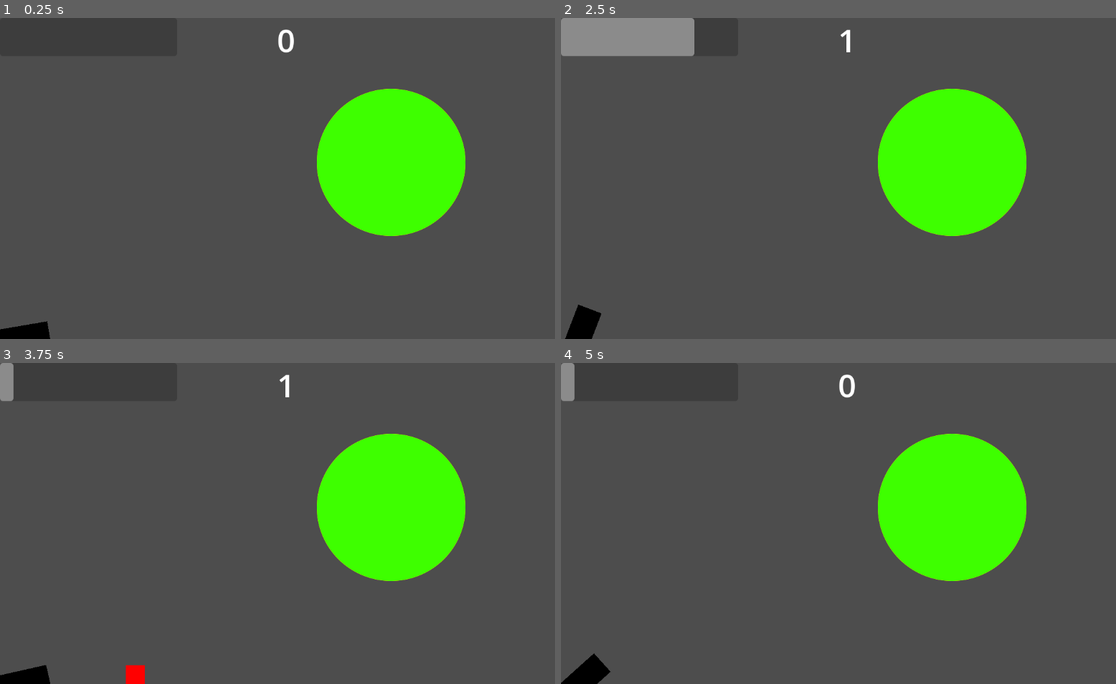
Above: before the commit, frames 1-4 (two rows, left to right).
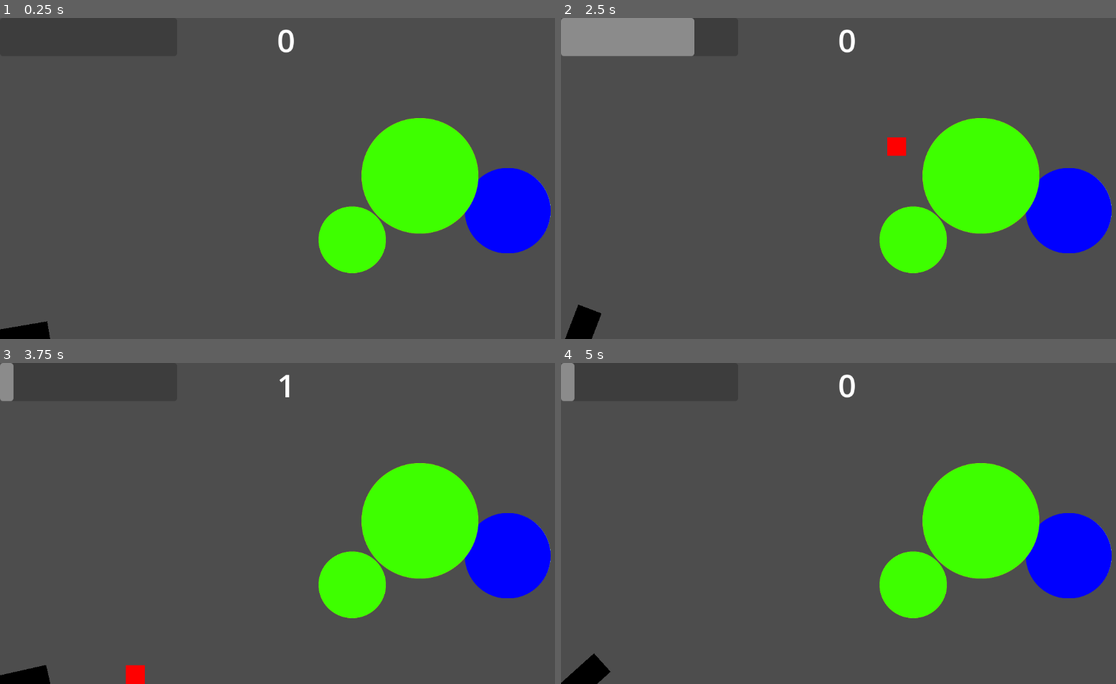
Above: after the commit, the same moments.

Repository: proJJ999/Ballon-Shooter
Game: Godot game, scene res://main.tscn
The game is run twice, just before and just after one commit, with the same random seed, the same clock (stepped at 60 frames per second) and the same inputs.
Inputs:
- Up to frame 1 (0.25 s): no input
- Up to frame 2 (2.5 s): hold Space (shoot) 0.53-1.28 s; tap Space (shoot) at 1.35 s; hold Space (shoot) from 2.03 s (still down)
- Up to frame 3 (3.75 s): release Space (shoot) at 2.78 s; tap Space (shoot) at 2.85 s; hold Space (shoot) from 3.53 s (still down)
- Up to frame 4 (5 s): tap Enter at 4.25 s; release Space (shoot) at 4.28 s; tap Space (shoot) at 4.35 s

The runs differ from the first frame. In frame 1, 9.7% of the frame differs, in the area x 57-100%, y 22-80%; in frame 2, 9.8%, in the area x 50-100%, y 3-80%; in frame 3, 9.7%; in frame 4, 9.7%.

Commit message:
Game now spawns multiple ballons

Diff:
--- /dev/null
+++ b/ballon.gd
@@ -0,0 +1,14 @@
+extends RigidBody2D
+
+
+# Called when the node enters the scene tree for the first time.
+func _ready():
+	var types = $AnimatedSprite2D.sprite_frames.get_animation_names()
+	$AnimatedSprite2D.play(types[randi()%3])
+
+func change_scale(percentage):
+	$CollisionShape2D.scale = Vector2(percentage, percentage)
+	$AnimatedSprite2D.scale = Vector2(percentage, percentage)
+
+func _get_scale():
+	return $CollisionObject2D.scale.x
--- a/ballon.tscn
+++ b/ballon.tscn
@@ -1,15 +1,47 @@
-[gd_scene load_steps=3 format=3 uid="uid://d26rxibmfdlxi"]
+[gd_scene load_steps=7 format=3 uid="uid://cimdniaaec5lg"]
 
-[ext_resource type="Texture2D" uid="uid://saxediddtx70" path="res://ballon.png" id="1_vilrd"]
+[ext_resource type="Texture2D" uid="uid://saxediddtx70" path="res://assets/ballon3.png" id="1_gnre1"]
+[ext_resource type="Script" path="res://ballon.gd" id="1_vjonh"]
+[ext_resource type="Texture2D" uid="uid://cp5ay1x8uycyx" path="res://assets/ballon1.png" id="2_y3xm7"]
+[ext_resource type="Texture2D" uid="uid://coy6f2f5su33n" path="res://assets/ballon2.png" id="3_ar1ai"]
 
 [sub_resource type="CircleShape2D" id="CircleShape2D_78oql"]
 radius = 152.003
 
+[sub_resource type="SpriteFrames" id="SpriteFrames_n0pt7"]
+animations = [{
+"frames": [{
+"duration": 1.0,
+"texture": ExtResource("2_y3xm7")
+}],
+"loop": true,
+"name": &"blue",
+"speed": 0.0
+}, {
+"frames": [{
+"duration": 1.0,
+"texture": ExtResource("1_gnre1")
+}],
+"loop": true,
+"name": &"green",
+"speed": 5.0
+}, {
+"frames": [{
+"duration": 1.0,
+"texture": ExtResource("3_ar1ai")
+}],
+"loop": true,
+"name": &"purple",
+"speed": 5.0
+}]
+
 [node name="Ballon" type="RigidBody2D"]
 freeze = true
-
-[node name="Sprite2D" type="Sprite2D" parent="."]
-texture = ExtResource("1_vilrd")
+script = ExtResource("1_vjonh")
 
 [node name="CollisionShape2D" type="CollisionShape2D" parent="."]
 shape = SubResource("CircleShape2D_78oql")
+
+[node name="AnimatedSprite2D" type="AnimatedSprite2D" parent="."]
+sprite_frames = SubResource("SpriteFrames_n0pt7")
+animation = &"green"
--- a/cannon.tscn
+++ b/cannon.tscn
@@ -1,6 +1,6 @@
 [gd_scene load_steps=3 format=3 uid="uid://bv5uaa5athlia"]
 
-[ext_resource type="Texture2D" uid="uid://cr6ae7oyomhse" path="res://cannon.png" id="1_cet4p"]
+[ext_resource type="Texture2D" uid="uid://cr6ae7oyomhse" path="res://assets/cannon.png" id="1_cet4p"]
 [ext_resource type="Script" path="res://cannon.gd" id="2_k4d5h"]
 
 [node name="Cannon" type="Sprite2D"]
--- a/cannonball.tscn
+++ b/cannonball.tscn
@@ -1,7 +1,7 @@
 [gd_scene load_steps=4 format=3 uid="uid://cn6f8fkx401ov"]
 
 [ext_resource type="Script" path="res://cannonball.gd" id="1_6yr46"]
-[ext_resource type="Texture2D" uid="uid://t2lygr7xwien" path="res://cannonball.png" id="1_wx5jm"]
+[ext_resource type="Texture2D" uid="uid://t2lygr7xwien" path="res://assets/cannonball.png" id="2_k4tem"]
 
 [sub_resource type="RectangleShape2D" id="RectangleShape2D_loof7"]
 size = Vector2(38, 38)
@@ -13,7 +13,7 @@
 
 [node name="Sprite2D" type="Sprite2D" parent="."]
 scale = Vector2(0.75, 0.75)
-texture = ExtResource("1_wx5jm")
+texture = ExtResource("2_k4tem")
 
 [node name="CollisionShape2D" type="CollisionShape2D" parent="."]
 shape = SubResource("RectangleShape2D_loof7")
--- a/main.gd
+++ b/main.gd
@@ -1,13 +1,36 @@
 extends Node
 
 @export var cannonball_scene: PackedScene
+@export var ballon_scene: PackedScene
+
 var shootable = true
 var score = 0
+var lifes = 3
+
+var MIN_BALLON_X_POS
+var MAX_BALLON_X_POS
+var MIN_BALLON_Y_POS
+var MAX_BALLON_Y_POS
 
 var MIN_SHOOTING_FORCE = 3000
 var MAX_SHOOTING_FORCE = 8000
 var shooting_force = 3000
 var shooting_force_increase_speed = 5000
+
+func _ready():
+	MIN_BALLON_X_POS = get_window().size.x / 2 + 100
+	MAX_BALLON_X_POS = get_window().size.x - 100
+	MIN_BALLON_Y_POS = 100
+	MAX_BALLON_Y_POS = get_window().size.y - 100
+	spawn_ballons(3)
+
+func spawn_ballons(ballon_number):
+	for n in range(ballon_number):
+		var ballon = ballon_scene.instantiate()
+		ballon.position.x = randi_range(MIN_BALLON_X_POS, MAX_BALLON_X_POS)
+		ballon.position.y = randi_range(MIN_BALLON_Y_POS, MAX_BALLON_Y_POS)
+		ballon.change_scale(randf_range(0.4, 0.8))
+		add_child(ballon)
 
 func _process(delta):
 	if not shootable:
--- a/main.tscn
+++ b/main.tscn
@@ -4,11 +4,12 @@
 [ext_resource type="PackedScene" uid="uid://bv5uaa5athlia" path="res://cannon.tscn" id="2_8eevq"]
 [ext_resource type="PackedScene" uid="uid://cn6f8fkx401ov" path="res://cannonball.tscn" id="2_tsu72"]
 [ext_resource type="PackedScene" uid="uid://efu5s6u76kck" path="res://hud.tscn" id="4_iyiko"]
-[ext_resource type="PackedScene" uid="uid://d26rxibmfdlxi" path="res://ballon.tscn" id="5_0obem"]
+[ext_resource type="PackedScene" uid="uid://cimdniaaec5lg" path="res://ballon.tscn" id="5_0obem"]
 
 [node name="Main" type="Node"]
 script = ExtResource("1_723l6")
 cannonball_scene = ExtResource("2_tsu72")
+ballon_scene = ExtResource("5_0obem")
 
 [node name="Cannon" parent="." instance=ExtResource("2_8eevq")]
 
@@ -20,6 +21,3 @@
 position = Vector2(0, 648)
 
 [node name="Hud" parent="." instance=ExtResource("4_iyiko")]
-
-[node name="Ballon" parent="." instance=ExtResource("5_0obem")]
-position = Vector2(786, 292)
Binary file added: assets/ballon1.png
Not shown, added: assets/ballon1.png.import
Binary file added: assets/ballon2.png
Not shown, changed: assets/ballon2.png.import
Renamed: ballon.png -> assets/ballon3.png
Not shown, added: assets/ballon3.png.import
Renamed: cannon.png -> assets/cannon.png
Not shown, changed: assets/cannon.png.import
Renamed: cannonball.png -> assets/cannonball.png
Not shown, changed: assets/cannonball.png.import
